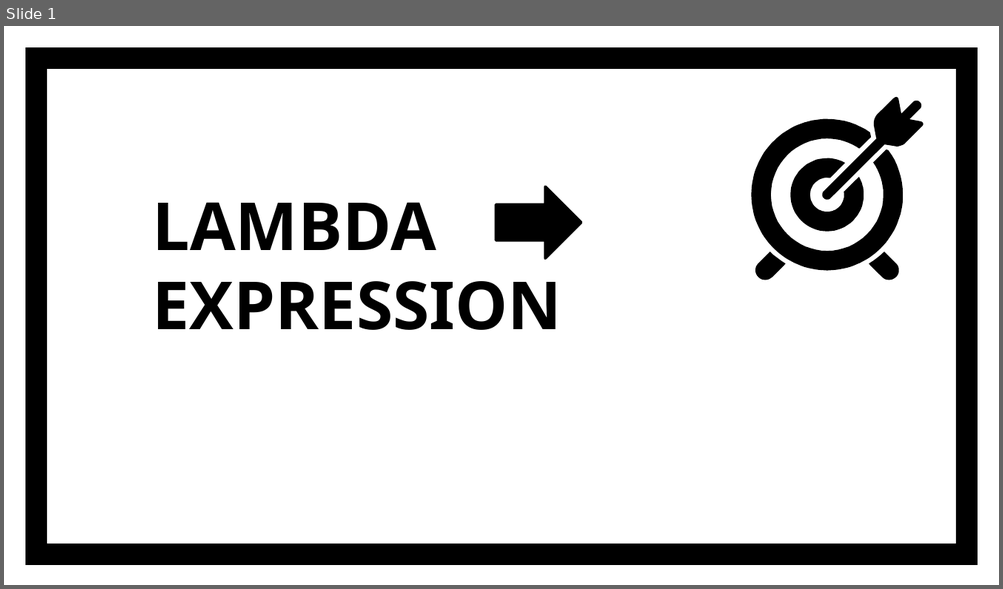
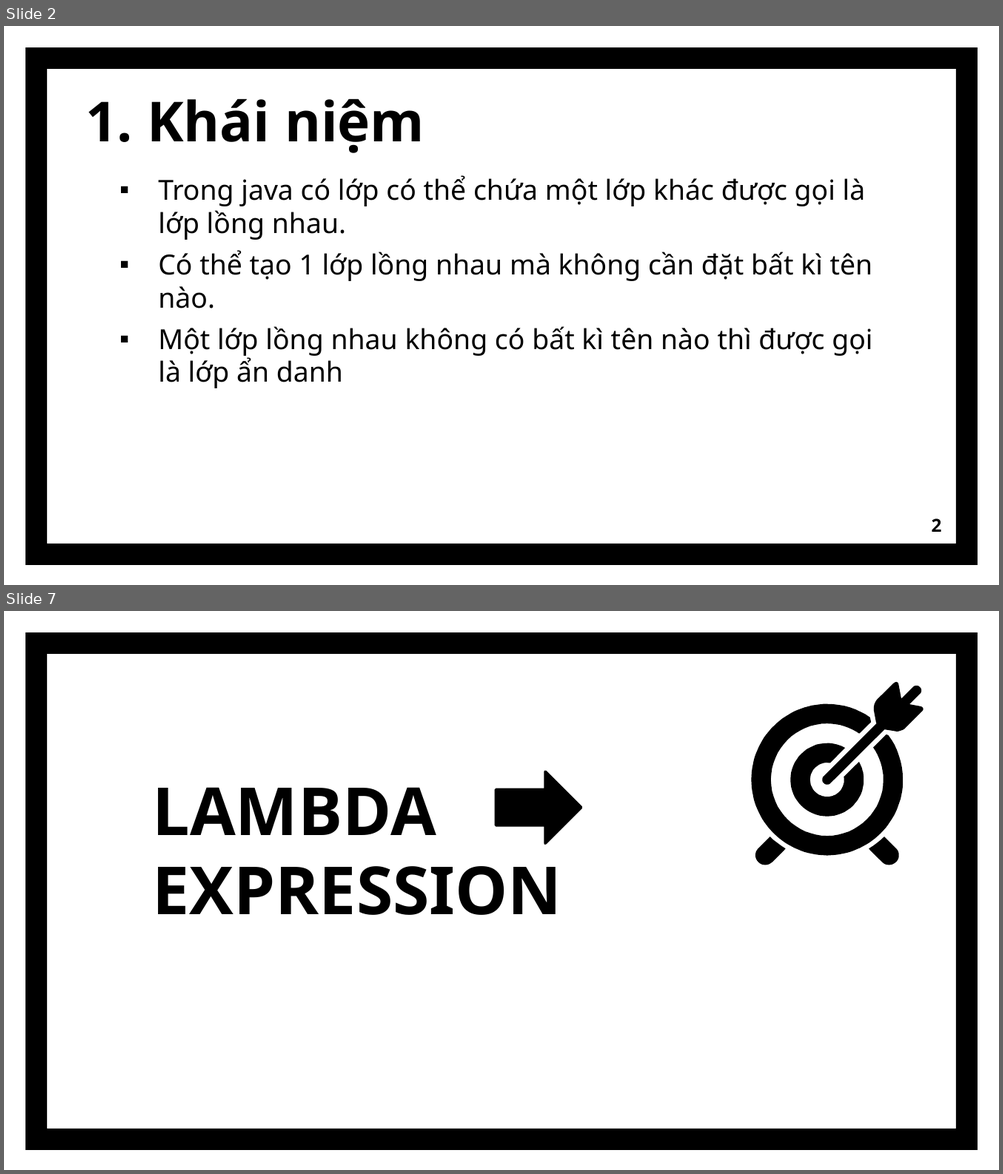
Before and after one commit to GiaHao810/Nhom3, a slide deck: ProjectNhom3/src/baocaogiuaki/lambda/Lambda.pptx. Shown one above the other, each under a label of ours: slide 1 before the commit, slides 2 and 7 after it; the slides between them are not shown. The pictures are 1003x589 and 1003x1174 pixels, drawn with LibreOffice and Linux fonts; fonts in the diff are those of the drawing. Boxes give left, top, right and bottom in pixels: in the first picture for what was removed or moved away, otherwise in the second. Text is boxed around its words. In the diff, an @@ line names an element or a change of style, - is before the commit and + after.

```diff
--- a/ProjectNhom3/src/baocaogiuaki/lambda/Lambda.pptx
+++ b/ProjectNhom3/src/baocaogiuaki/lambda/Lambda.pptx
@@ slide 2 added at box(4, 26, 999, 585), background #FFFFFF; not listed: 1 template element that a slide beside it also shows @@
@@ title added at box(85, 99, 424, 153), 40 pt, text #000000, bold @@
+1. Khái niệm
@@ text added at box(158, 175, 873, 389), 20 pt, text #000000 @@
+▪ Trong java có lớp có thể chứa một lớp khác được gọi là lớp lồng nhau.
+▪ Có thể tạo 1 lớp lồng nhau mà không cần đặt bất kì tên nào.
+▪ Một lớp lồng nhau không có bất kì tên nào thì được gọi là lớp ẩn danh
@@ page number added at box(931, 519, 942, 532), 13 pt, text #000000, bold @@
+2
@@ what was slide 1 is now slide 7 @@
```
Also in this commit, not shown: 5 other slides added, 7 other files.
